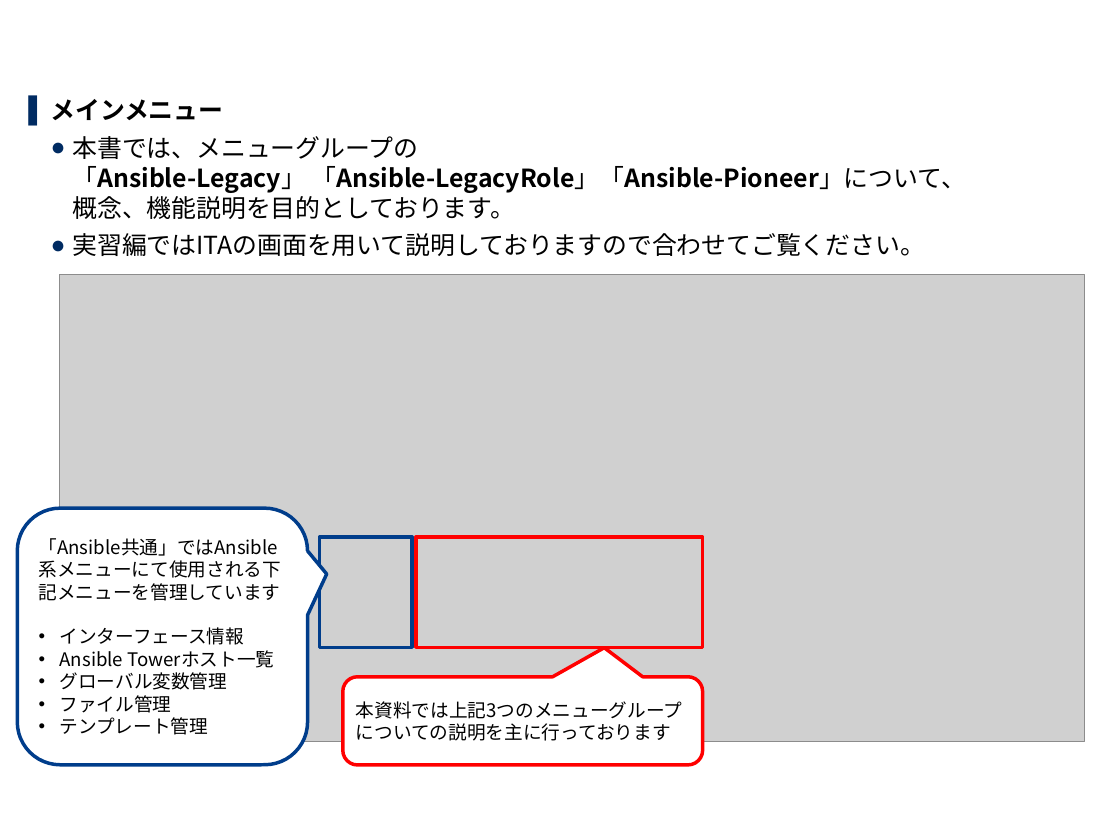
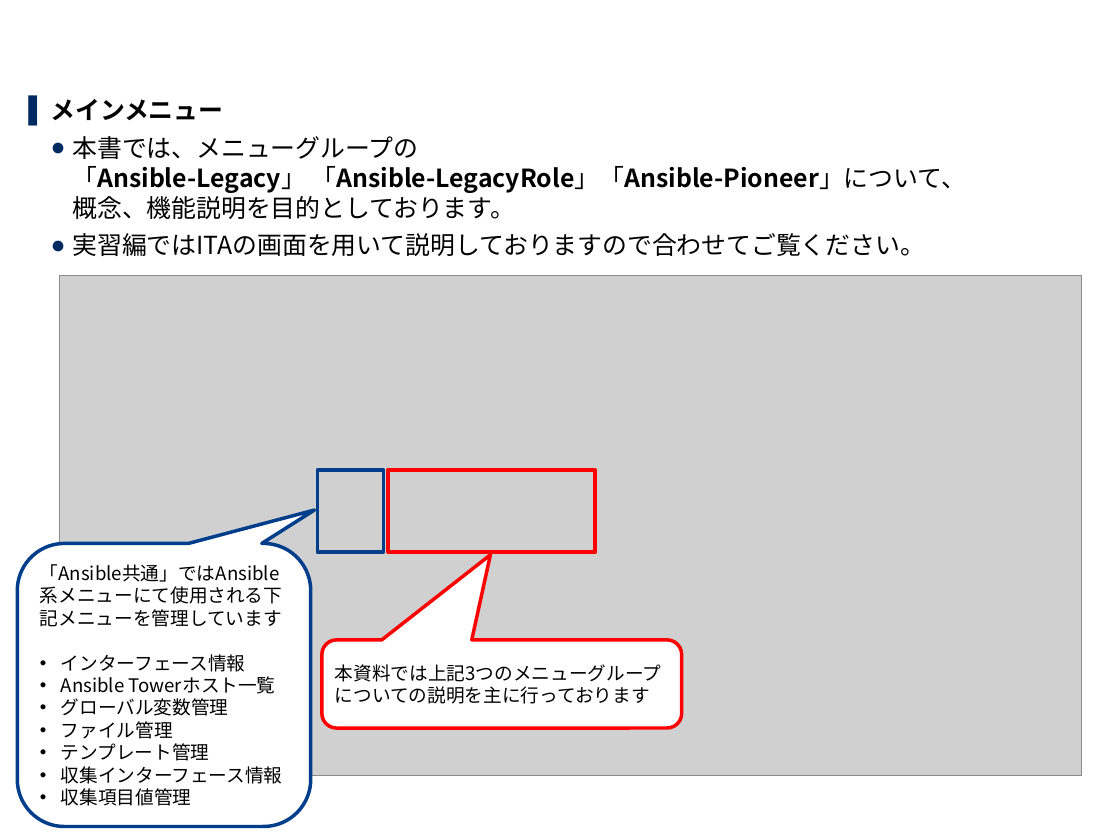
Before and after one commit to exastro-suite/it-automation-docs, a slide deck: slide 3 of asset/Learn_ja/ITA-Ansible-Driver_ja.pptx. Drawn at 1120x840 pixels with LibreOffice and Linux fonts; fonts in the diff are those of the drawing; grey boxes stand for pictures; background and template pictures are left out. Boxes give left, top, right and bottom in pixels: in the first picture for what was removed or moved away, otherwise in the second. Text is boxed around its words. In the diff, an @@ line names an element or a change of style, - is before the commit and + after.

```diff
--- a/asset/Learn_ja/ITA-Ansible-Driver_ja.pptx
+++ b/asset/Learn_ja/ITA-Ansible-Driver_ja.pptx
@@ picture: place and size @@
-picture at bbox=[59, 274, 1084, 741]
+picture at bbox=[59, 276, 1082, 775]
@@ rectangle: place and size @@
-rectangle at bbox=[319, 538, 412, 647]
+rectangle at bbox=[317, 470, 383, 552]
@@ rectangle: place and size @@
-rectangle at bbox=[416, 538, 702, 647]
+rectangle at bbox=[388, 470, 595, 552]
@@ rounded speech box "「Ansible共通」ではAnsible系メニューにて使用される下記メニューを管理しています" at bbox=[17, 543, 310, 827]: proportions changed @@
@@ rounded speech box "「Ansible共通」ではAnsible系メニューにて使用される下記メニューを管理しています": place and size @@
-rounded speech box "「Ansible共通」ではAnsible系メニューにて使用される下記メニューを管理しています" at bbox=[17, 508, 307, 765]
+rounded speech box "「Ansible共通」ではAnsible系メニューにて使用される下記メニューを管理しています" at bbox=[17, 543, 310, 827]
@@ rounded speech box "本資料では上記3つのメニューグループ についての説明を主に行っております": place and size @@
-rounded speech box "本資料では上記3つのメニューグループ についての説明を主に行っております" at bbox=[343, 676, 702, 765]
+rounded speech box "本資料では上記3つのメニューグループ についての説明を主に行っております" at bbox=[321, 640, 681, 728]
@@ rounded speech box "本資料では上記3つのメニューグループ についての説明を主に行っております" at bbox=[321, 640, 681, 728]: proportions changed @@
@@ text in rounded speech box at bbox=[61, 766, 283, 806]: paragraphs added @@
+• 収集インターフェース情報
+• 収集項目値管理
```
Also in this commit, not shown: 3 other slides changed.
